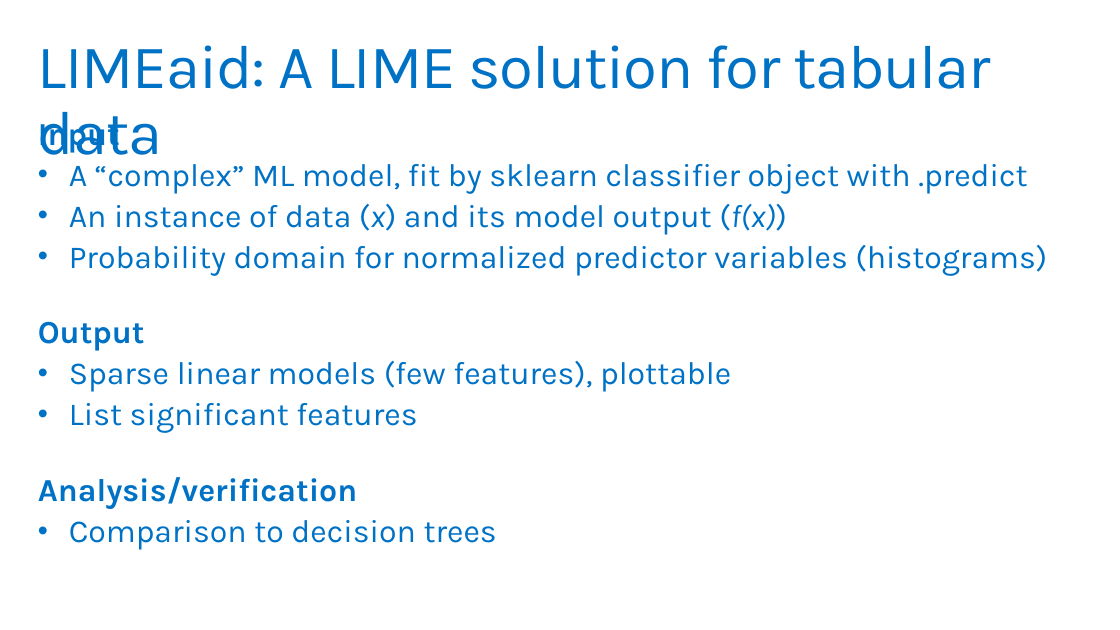
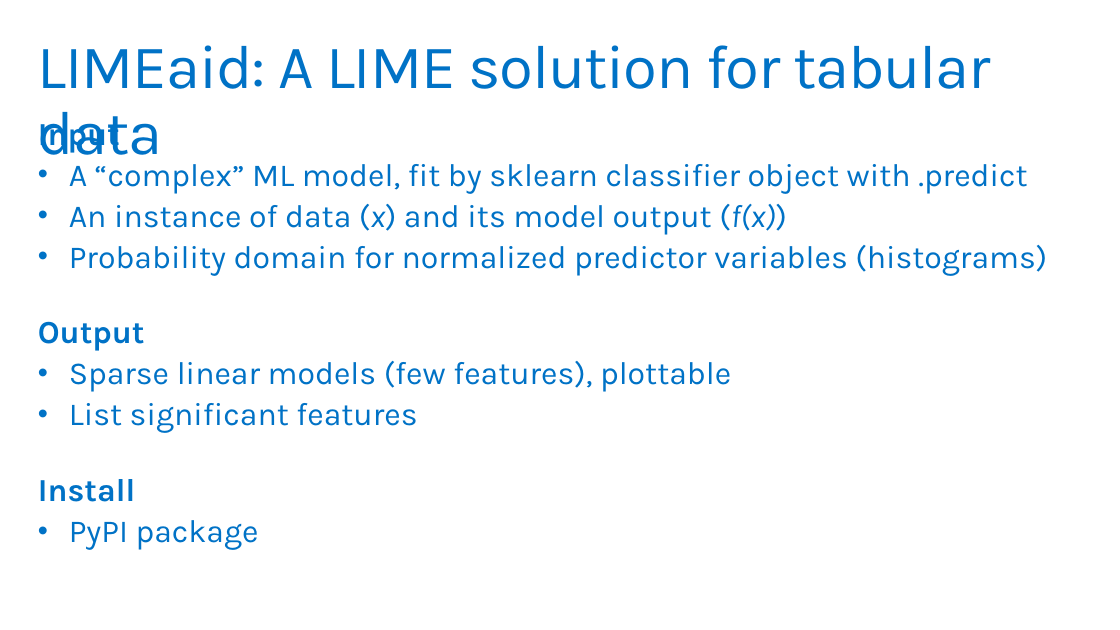
Before and after one commit to PKing70/LIMEaid, a slide deck: slide 3 of docs/LIMEaid_Final.pptx. Drawn at 1120x630 pixels with LibreOffice and Linux fonts; fonts in the diff are those of the drawing; background and template pictures are left out. Boxes give left, top, right and bottom in pixels: in the first picture for what was removed or moved away, otherwise in the second. Text is boxed around its words. In the diff, an @@ line names an element or a change of style, - is before the commit and + after.

```diff
--- a/docs/LIMEaid_Final.pptx
+++ b/docs/LIMEaid_Final.pptx
@@ text at (38,479,259,550): text changed @@
-Analysis/verification
-• Comparison to decision trees
+Install
+• PyPI package
```
Also in this commit, not shown: 2 other slides changed, 1 other file.
